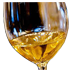
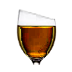
Two versions of the same layered image (72 x 72). Layer-by-layer changes:
removed layer "Layer 1" over [3, 2, 69, 70]
added layer "Layer 3" above "Layer 2" over [36, 14, 54, 21]
added layer "Layer 2" over [13, 2, 59, 65]
